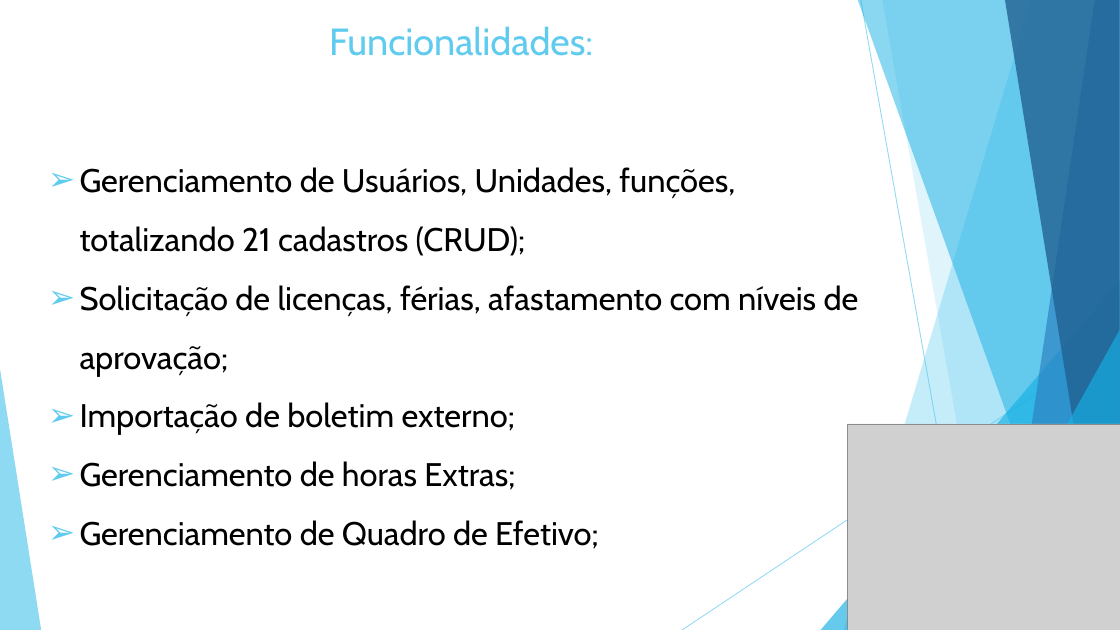
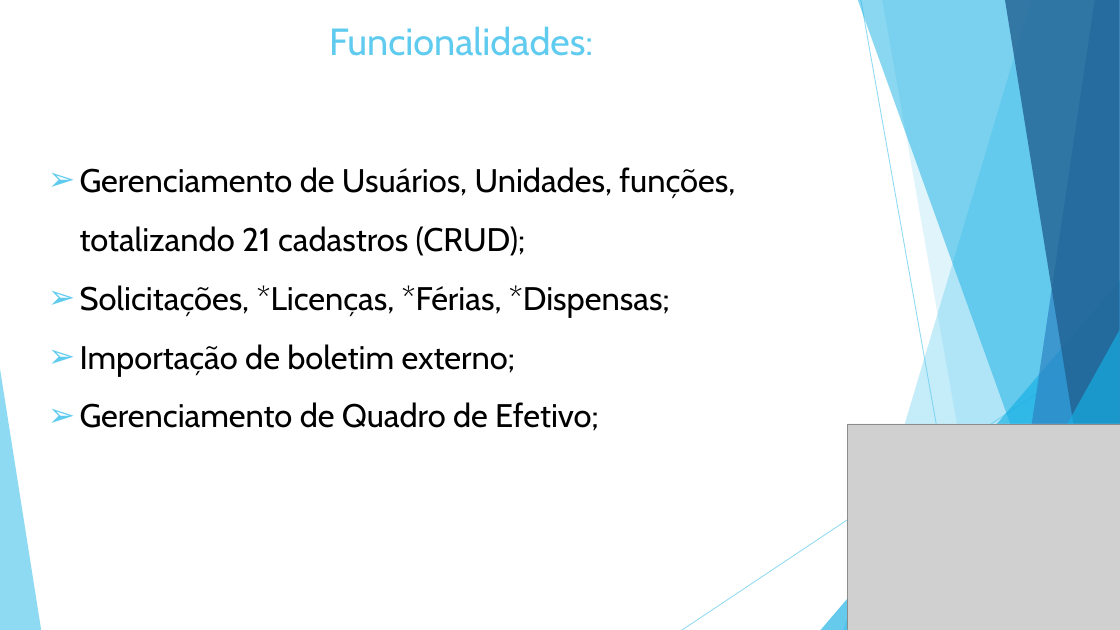
Before and after one commit to darthfreela/project123, a slide deck: slide 5 of CRPO.pptx. Drawn at 1120x630 pixels with LibreOffice and Linux fonts; fonts in the diff are those of the drawing; grey boxes stand for pictures. Boxes give left, top, right and bottom in pixels: in the first picture for what was removed or moved away, otherwise in the second. Text is boxed around its words. In the diff, an @@ line names an element or a change of style, - is before the commit and + after.

Commit message:
ppt com minha parte atualizada

```diff
--- a/CRPO.pptx
+++ b/CRPO.pptx
@@ text at box(80, 285, 670, 318): text changed @@
-➢ Solicitação de licenças, férias, afastamento com níveis de aprovação;
+➢ Solicitações, *Licenças, *Férias, *Dispensas;
@@ text at box(80, 461, 515, 490): paragraph removed @@
-➢ Gerenciamento de horas Extras;
```
